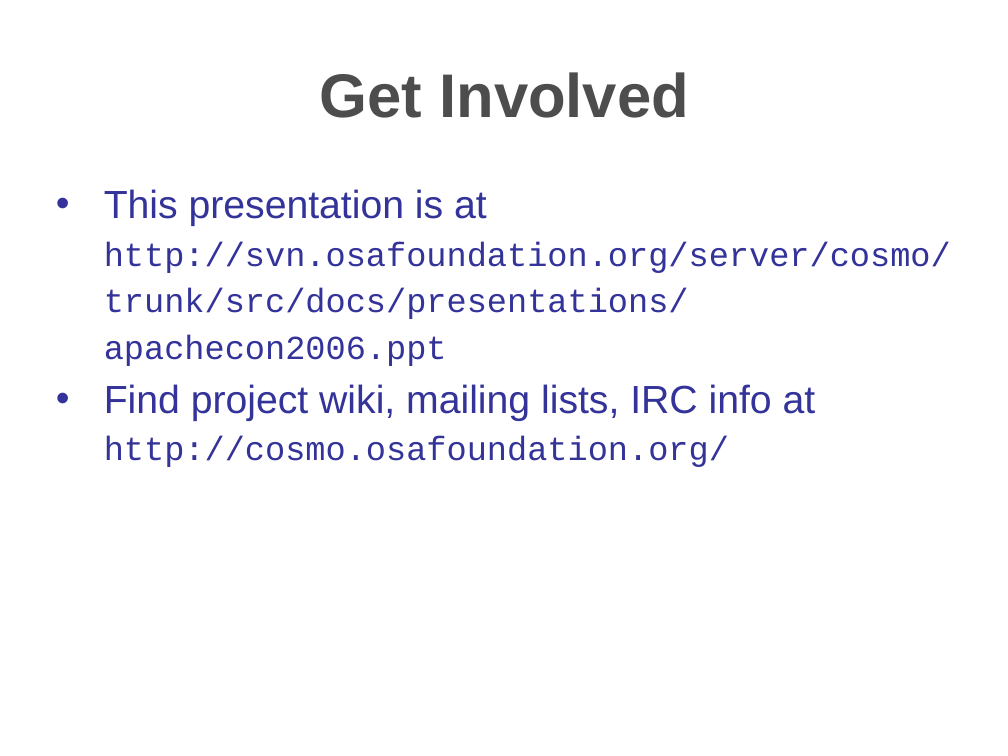
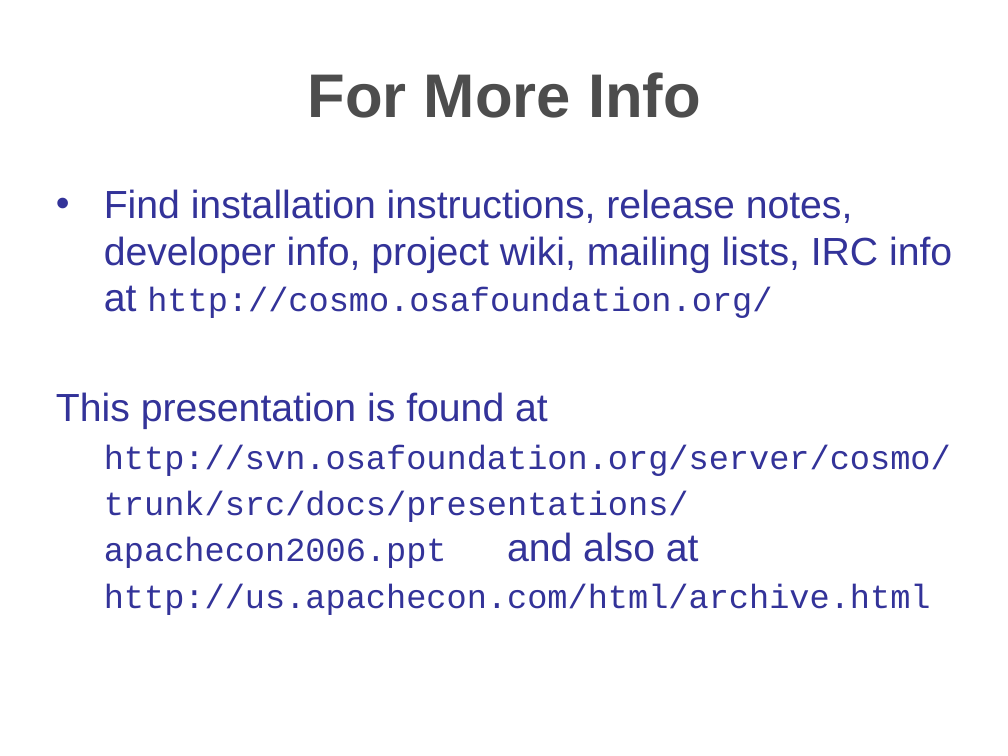
Before and after one commit to travis/cosmo, a slide deck: slide 32 of src/docs/presentations/apachecon2006.ppt (slide 30 before the commit). Drawn at 1008x756 pixels with LibreOffice and Linux fonts; fonts in the diff are those of the drawing; background and template pictures are left out. Boxes give left, top, right and bottom in pixels: in the first picture for what was removed or moved away, otherwise in the second. Text is boxed around its words. In the diff, an @@ line names an element or a change of style, - is before the commit and + after.

```diff
--- a/src/docs/presentations/apachecon2006.ppt
+++ b/src/docs/presentations/apachecon2006.ppt
@@ freeform shape at (0, 0, 1008, 159): fill gradient #FFFFFF to #6993CA to gradient #6993CA to #FFFFFF @@
@@ title at (308, 72, 701, 118): text changed @@
-Get Involved
+For More Info
@@ text at (56, 189, 952, 615): text changed @@
-• This presentation is at http://svn.osafoundation.org/server/cosmo/trunk/src/docs/presentations/apachecon2006.ppt
-• Find project wiki, mailing lists, IRC info at http://cosmo.osafoundation.org/
+• Find installation instructions, release notes, developer info, project wiki, mailing lists, IRC info at http://cosmo.osafoundation.org/
+This presentation is found at http://svn.osafoundation.org/server/cosmo/trunk/src/docs/presentations/apachecon2006.ppt and also at http://us.apachecon.com/html/archive.html
```
Also in this commit, not shown: 23 other slides changed, 10 slides added, 6 slides removed.
